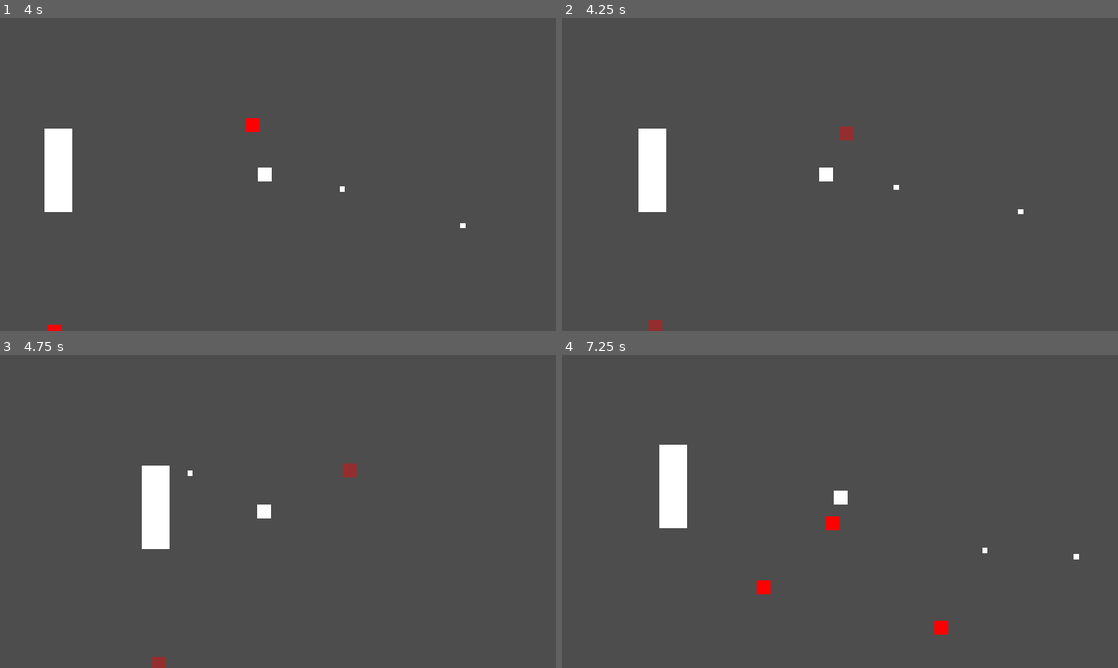
Above: before the commit, frames 1-4 (two rows, left to right).
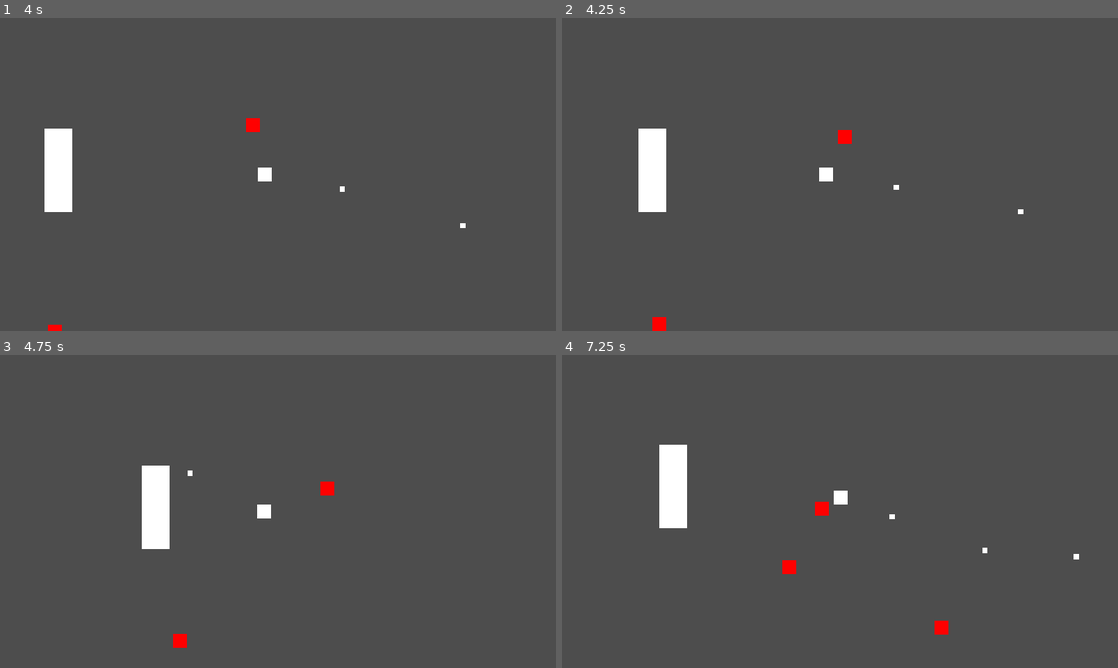
Above: after the commit, the same moments.

Repository: jonjud/survivor-arena
Game: Godot game, scene res://scenes/main.tscn
Two runs of this game, one before a commit and one after it. Both use one fixed random seed, a clock stepped at 60 frames per second and the inputs below.
Inputs (mouse positions are in pixels of both pictures, inside the frame that each line leads up to):
- Up to frame 1 (4 s): tap Enter at 0.5 s; move the mouse to (400, 158) at 0.52 s; press the mouse at (400, 158) at 0.53 s; hold D (move_right) 0.53-1.28 s; move the mouse to (166, 190) at 1.27 s; release the mouse at (166, 190) at 1.28 s; hold S (move_down) 1.28-2.03 s; click (166, 190) at 1.35 s; move the mouse to (333, 105) at 2.02 s; press the mouse at (333, 105) at 2.03 s; hold D (move_right) 2.03-2.78 s; move the mouse to (250, 237) at 2.77 s; release the mouse at (250, 237) at 2.78 s; hold W (move_up) 2.78-3.53 s; click (250, 237) at 2.85 s; move the mouse to (444, 221) at 3.52 s; press the mouse at (444, 221) at 3.53 s; hold A (move_left) from 3.53 s (still down)
- Up to frame 2 (4.25 s): keep holding A (move_left); tap Y (debug_damage) at 4.15 s
- Up to frame 3 (4.75 s): keep holding A (move_left); move the mouse to (111, 464) at 4.27 s; release the mouse at (111, 464) at 4.28 s; click (111, 464) at 4.35 s
- Up to frame 4 (7.25 s): move the mouse to (867, 511) at 5.02 s; release A (move_left) at 5.03 s; press the mouse at (867, 511) at 5.03 s; hold S (move_down) 5.03-5.78 s; move the mouse to (756, 433) at 5.77 s; release the mouse at (756, 433) at 5.78 s; hold D (move_right) 5.78-6.53 s; click (756, 433) at 5.85 s; move the mouse to (962, 495) at 6.52 s; press the mouse at (962, 495) at 6.53 s; hold W (move_up) from 6.53 s (still down)

Frame 1 is identical in both runs. In frame 2, 0.3% of the frame differs, in the area x 15-53%, y 34-100%; in frame 3, 0.4%; in frame 4, 0.5%, in the area x 35-60%, y 46-77%.

Commit message:
feat: projectile deals damage to enemies

Diff:
--- a/scenes/enemies/enemy.gd
+++ b/scenes/enemies/enemy.gd
@@ -49,11 +49,6 @@
 	queue_free()
 
 
-# NEW ปุ่มทดสอบชั่วคราว (แทน debug_stun) ลบทิ้งตอนผูกกับกระสุน
-func _unhandled_input(event: InputEvent) -> void:
-	if event.is_action_pressed("debug_damage"):
-		_health.take_damage(1)
-
 
 func distance_to_target() -> float:
 	if target == null:
--- a/scripts/player/projectile.gd
+++ b/scripts/player/projectile.gd
@@ -3,16 +3,23 @@
 
 @export var speed: float = 400.0
 @export var lifetime: float = 2.0
+@export var damage: int = 1  # 🆕 ดาเมจต่อนัด
 
 var direction: Vector2 = Vector2.RIGHT
 
+
 func _ready() -> void:
-	# ลบตัวเองเมื่อหมดเวลา (กันกระสุนค้างในฉากตลอดไป)
 	get_tree().create_timer(lifetime).timeout.connect(queue_free)
-	body_entered.connect(_on_body_entered) # New ฟังสัญญาณเมื่อชนวัตถุ
+	body_entered.connect(_on_body_entered)
+
 
 func _physics_process(delta: float) -> void:
 	position += direction * speed * delta
 
-func _on_body_entered(_body: Node2D) -> void:
+
+func _on_body_entered(body: Node2D) -> void:
+	# 🆕 ถ้าสิ่งที่ชนมี HealthComponent ให้ทำดาเมจ
+	var health: HealthComponent = body.get_node_or_null("HealthComponent")
+	if health:
+		health.take_damage(damage)
 	queue_free()
